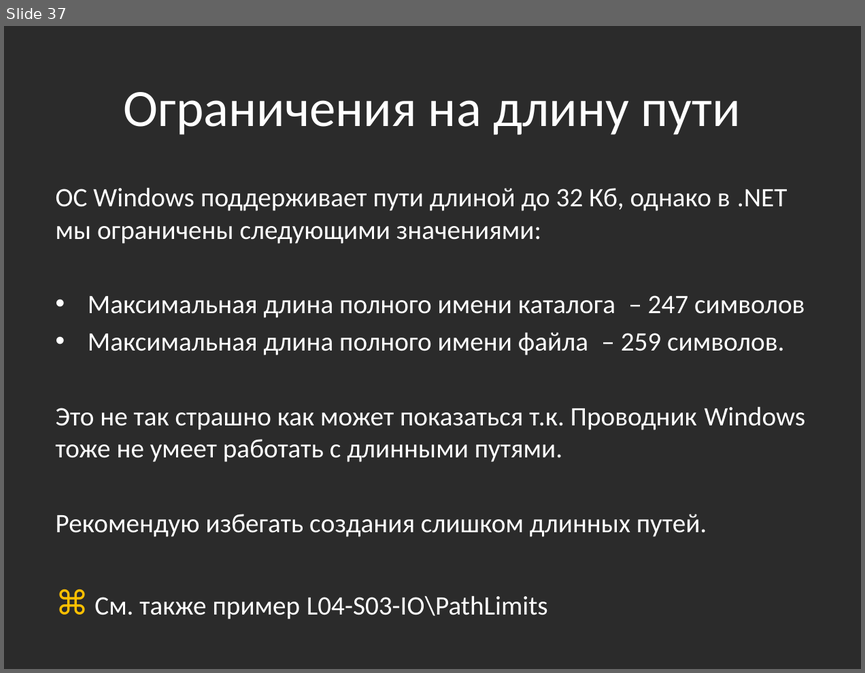
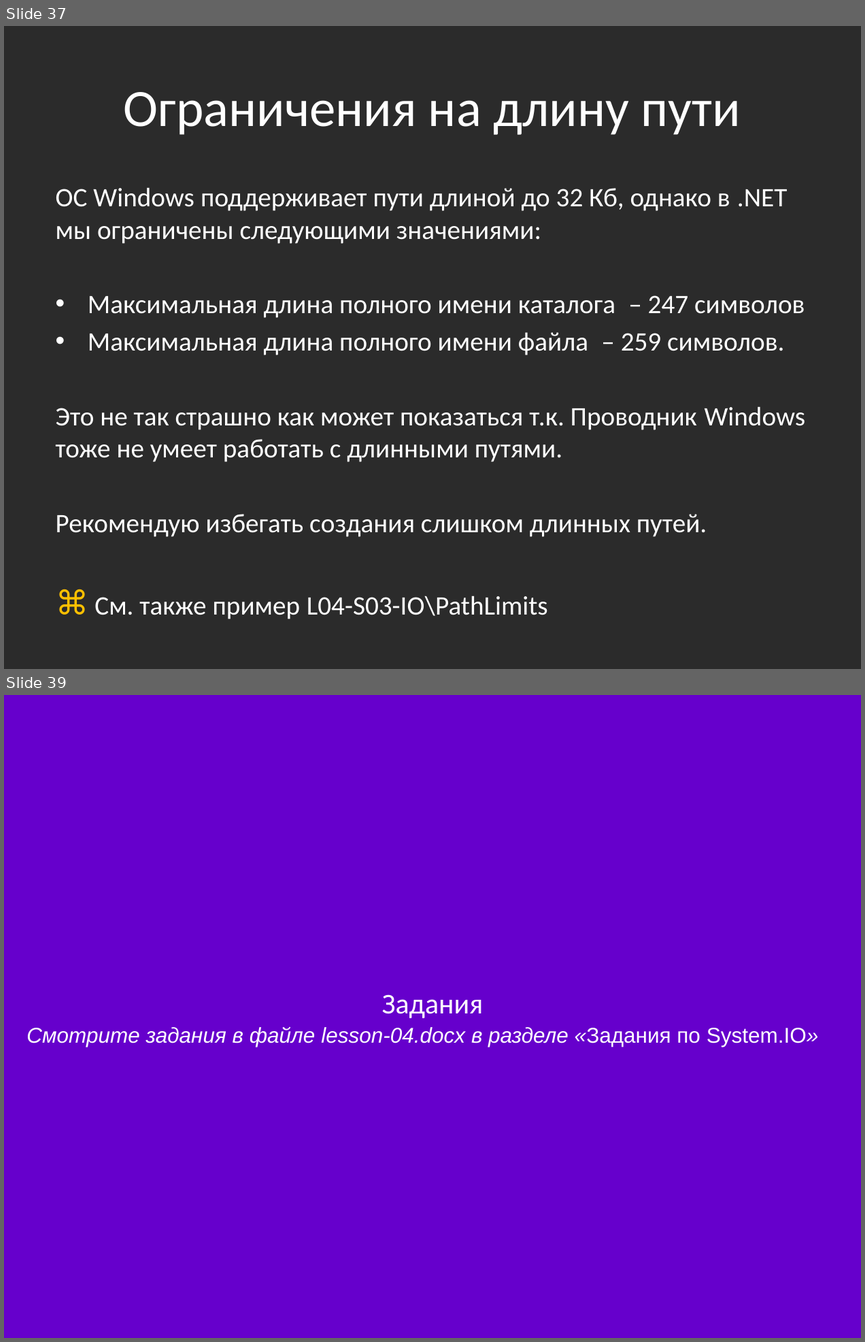
Before and after one commit to bazile/Training, a slide deck: Presentation/lesson-04-io.pptx. Shown one above the other, each under a label of ours: slide 37 before the commit, slides 37 and 39 after it; the slides between them are not shown. The pictures are 865x673 and 865x1342 pixels, drawn with LibreOffice and Linux fonts; fonts in the diff are those of the drawing; background and template pictures are left out; a plain dark background stands for a picture behind light text. Boxes give left, top, right and bottom in pixels: in the first picture for what was removed or moved away, otherwise in the second. Text is boxed around its words. In the diff, an @@ line names an element or a change of style, - is before the commit and + after.

```diff
--- a/Presentation/lesson-04-io.pptx
+++ b/Presentation/lesson-04-io.pptx
@@ slide 39 added at (x1=4, y1=695, x2=861, y2=1338), background #6600CC @@
@@ text added at (x1=382, y1=994, x2=483, y2=1018), 24 pt, text #FFFFFF @@
+Задания
@@ text added at (x1=26, y1=1027, x2=819, y2=1047), 18 pt, text #FFFFFF, italic @@
+Смотрите задания в файле lesson-04.docx в разделе «Задания по System.IO»
```
Also in this commit, not shown: 1 slide changed, 1 other slide added, 1 other file.
